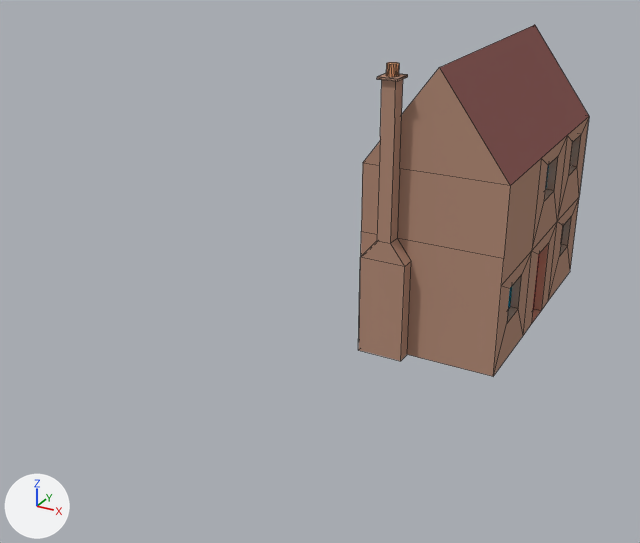
One commit to the Blender file Assets/Blender/house2.blend: the scene before it, then after it.
Rendered twice from a 50 mm camera at (1.24, -2.97, 1.52) aimed at (-0.23, -0.29, 0.18). Every picture has the same lights, and +X, +Y and +Z are marked at lower left. Mesh edges are drawn as thin lines.
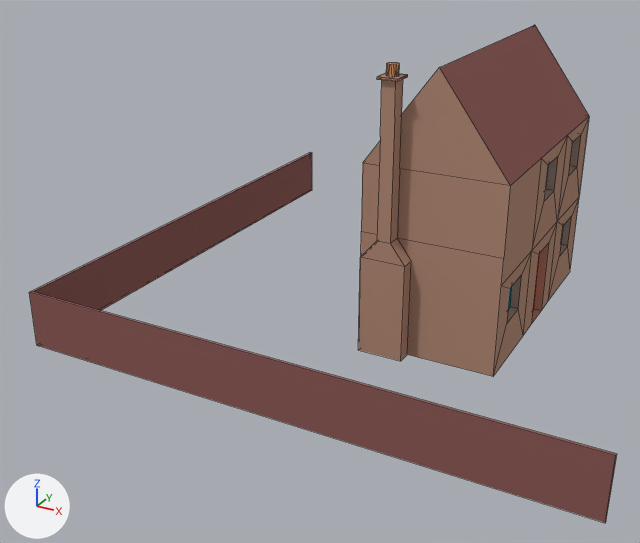
Boxes (x1, y1, x2, y2) around the edits, measured in the pictures (640 x 543 px):
'BoundaryWall', added (brown): after (29, 152, 617, 523)

What changed in the scene script:
```text
Add mat_roof_004:
    mat_roof_004 = diffuse_material('Roof.004')
    mat_roof_004.base_color = (0.26, 0.109, 0.101)  # brown #8b5d59
Add me_cube_002:
    me_cube_002.from_pydata([(-1.0, 1.0, -1.0), (1.0, -0.99, -0.79), (-0.99, 1.0, -1.0), (1.0, -0.99, -1.0), (-1.0, -1.0, -1.0), (-0.99, -0.99, -0.79), (1.0, -1.0, -1.0), (-0.99, 1.0, -0.79), (-1.0, 1.0, -0.79), (-0.99, -0.99, -1.0), (1.0, -1.0, -0.79), (-1.0, -1.0, -0.79)], [], [(0, 8, 7, 2), (8, 11, 5, 7), (6, 4, 9, 3), (11, 10, 1, 5), (10, 6, 3, 1), (4, 0, 2, 9), (4, 11, 8, 0), (6, 10, 11, 4), (3, 9, 5, 1), (9, 2, 7, 5)])
    me_cube_002.materials.append(mat_roof_004)  # brown #8b5d59
Add ob_boundarywall:
    ob_boundarywall = bpy.data.objects.new('BoundaryWall', me_cube_002)
    ob_boundarywall.location = (0.0, 0.0, 1.0)
```
